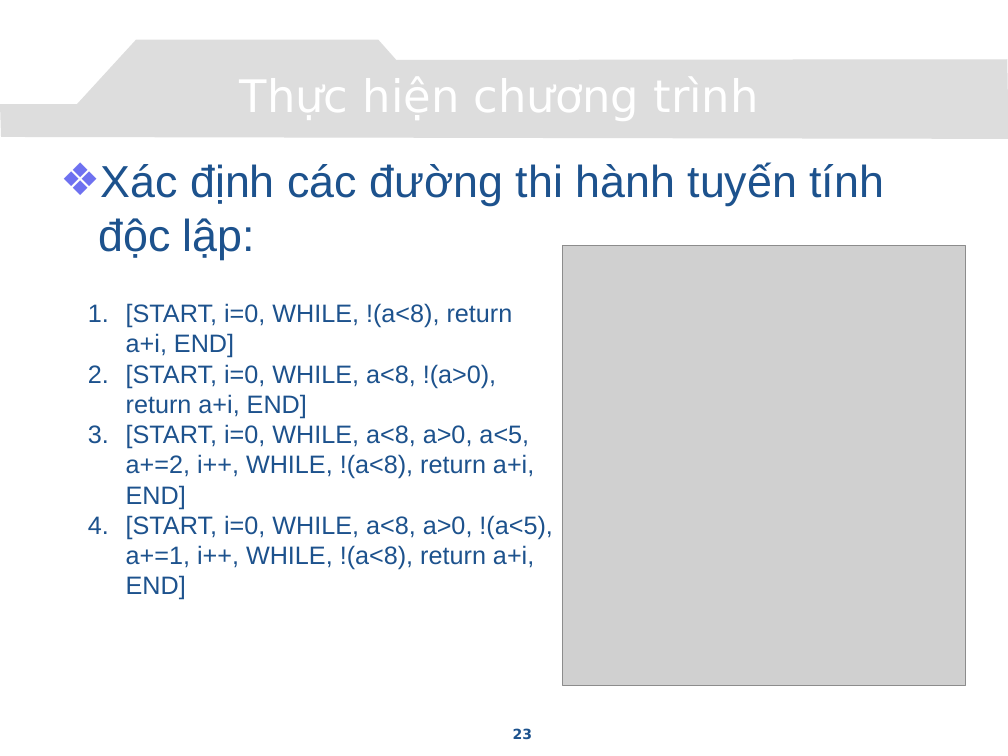
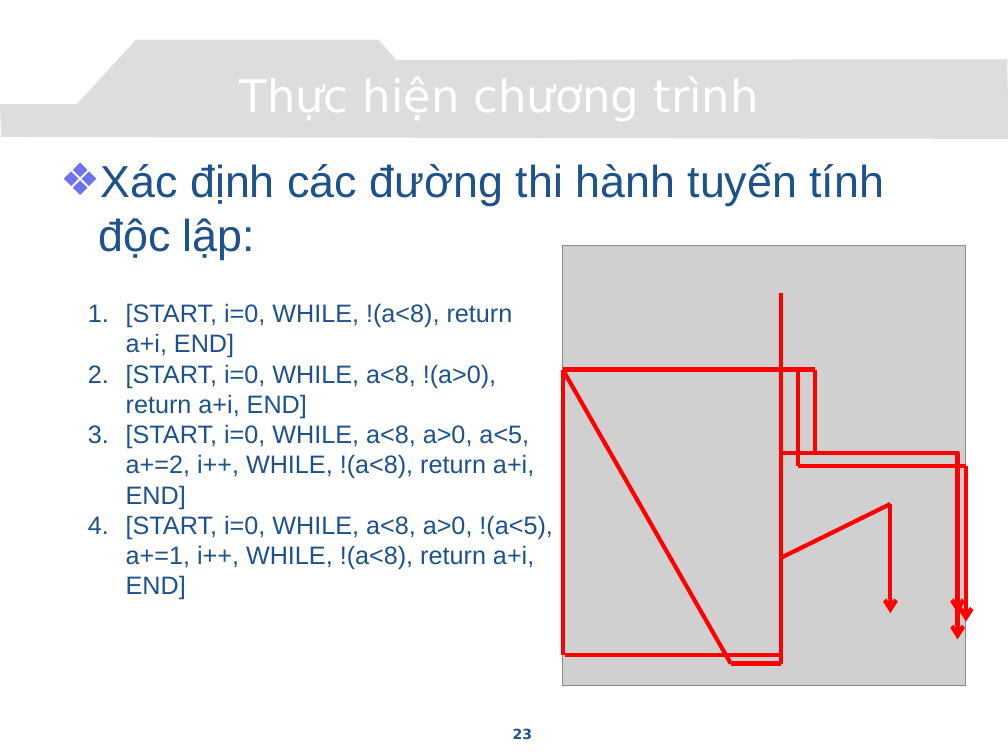
Before and after one commit to congcuong-cse/autotesting-lvtn, a slide deck: slide 23 of Document/Presentation.pptx. Drawn at 1008x756 pixels with LibreOffice and Linux fonts; fonts in the diff are those of the drawing; grey boxes stand for pictures; background and template pictures are left out. Boxes give left, top, right and bottom in pixels: in the first picture for what was removed or moved away, otherwise in the second. Text is boxed around its words. In the diff, an @@ line names an element or a change of style, - is before the commit and + after.

```diff
--- a/Document/Presentation.pptx
+++ b/Document/Presentation.pptx
@@ elbow arrow added from (781, 292) to (958, 613), #FF0000 3 pt @@
@@ line added from (781, 292) to (781, 655), #FF0000 3 pt @@
@@ line added from (781, 292) to (781, 663), #FF0000 3 pt @@
@@ line added from (781, 304) to (781, 557), #FF0000 3 pt @@
@@ line added from (562, 655) to (562, 370), #FF0000 3 pt @@
@@ line added from (562, 370) to (798, 370), #FF0000 3 pt @@
@@ line added from (731, 663) to (562, 370), #FF0000 3 pt @@
@@ line added from (562, 370) to (814, 370), #FF0000 3 pt @@
@@ line added from (798, 370) to (798, 466), #FF0000 3 pt @@
@@ line added from (814, 370) to (814, 453), #FF0000 3 pt @@
@@ line added from (798, 466) to (966, 466), #FF0000 3 pt @@
@@ line added from (814, 453) to (958, 453), #FF0000 3 pt @@
@@ arrow added from (958, 454) to (958, 639), #FF0000 3 pt @@
@@ arrow added from (966, 466) to (966, 622), #FF0000 3 pt @@
@@ line added from (781, 557) to (890, 504), #FF0000 3 pt @@
@@ arrow added from (890, 504) to (890, 613), #FF0000 3 pt @@
@@ line added from (781, 655) to (565, 655), #FF0000 3 pt @@
@@ line added from (781, 663) to (731, 663), #FF0000 3 pt @@
```
Also in this commit, not shown: 2 other slides changed, 2 other files.
